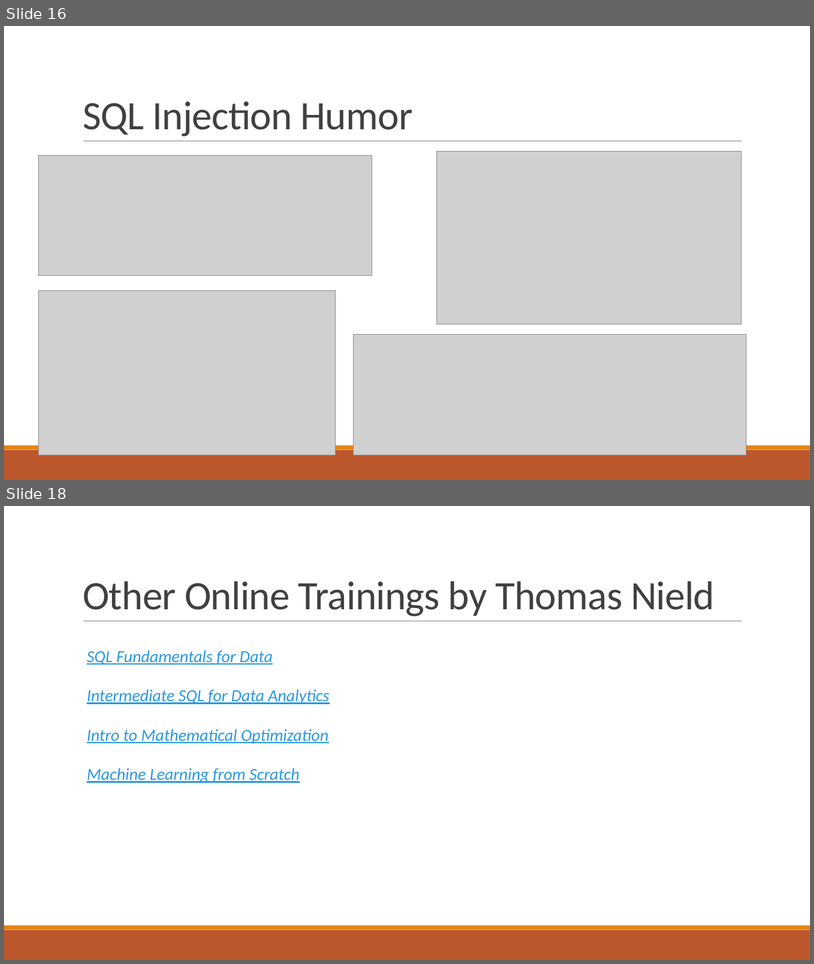
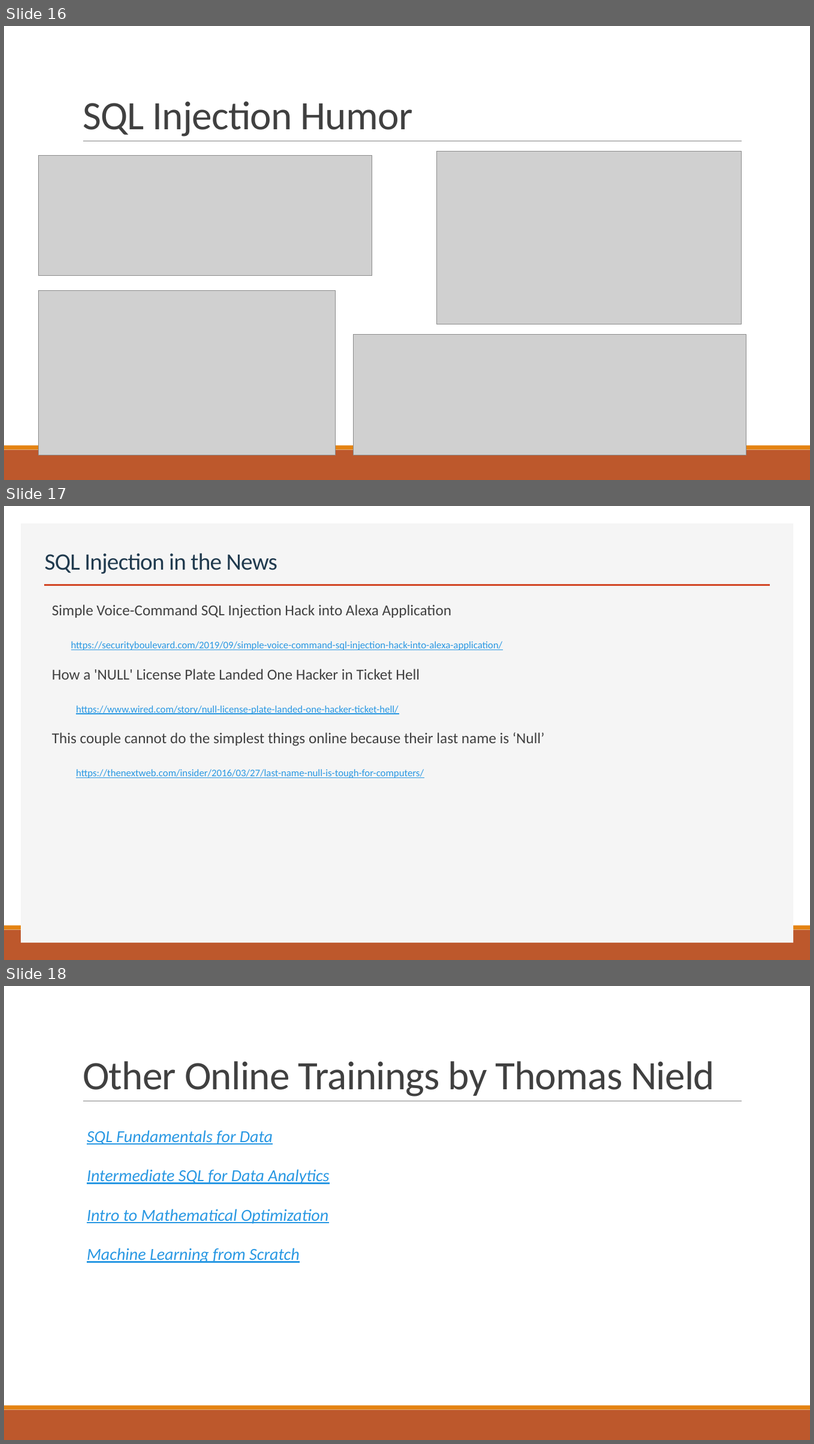
Before and after one commit to thomasnield/oreilly_intermediate_sql_for_data, a slide deck: oreilly_intermediate_sql_for_data_analysis.pptx. Shown one above the other, each under a label of ours: slides 16 and 18 before the commit, slides 16, 17 and 18 after it; the slides between them are not shown. The pictures are 814x964 and 814x1444 pixels, drawn with LibreOffice and Linux fonts; fonts in the diff are those of the drawing; grey boxes stand for pictures. Boxes give left, top, right and bottom in pixels: in the first picture for what was removed or moved away, otherwise in the second. Text is boxed around its words. In the diff, an @@ line names an element or a change of style, - is before the commit and + after.

```diff
--- a/oreilly_intermediate_sql_for_data_analysis.pptx
+++ b/oreilly_intermediate_sql_for_data_analysis.pptx
@@ slide 17 added at (4,506,810,960), background #FFFFFF; not listed: 2 template elements that a slide beside it also shows @@
@@ rectangle added at (21,523,794,943), fill #F5F5F5 @@
@@ title added at (45,553,278,574), 28 pt, text #203A4E @@
+SQL Injection in the News
@@ line added from (44, 585) to (770, 585), #D24726 2 pt @@
@@ text added at (52,604,545,778), 12 pt, text #2998E3, underline @@
+  Simple Voice-Command SQL Injection Hack into Alexa Application
+  https://securityboulevard.com/2019/09/simple-voice-command-sql-injection-hack-into-alexa-application/
+  How a 'NULL' License Plate Landed One Hacker in Ticket Hell
+  https://www.wired.com/story/null-license-plate-landed-one-hacker-ticket-hell/
+  This couple cannot do the simplest things online because their last name is ‘Null’
+  https://thenextweb.com/insider/2016/03/27/last-name-null-is-tough-for-computers/
```
Also in this commit, not shown: 1 slide removed, 1 other file.
